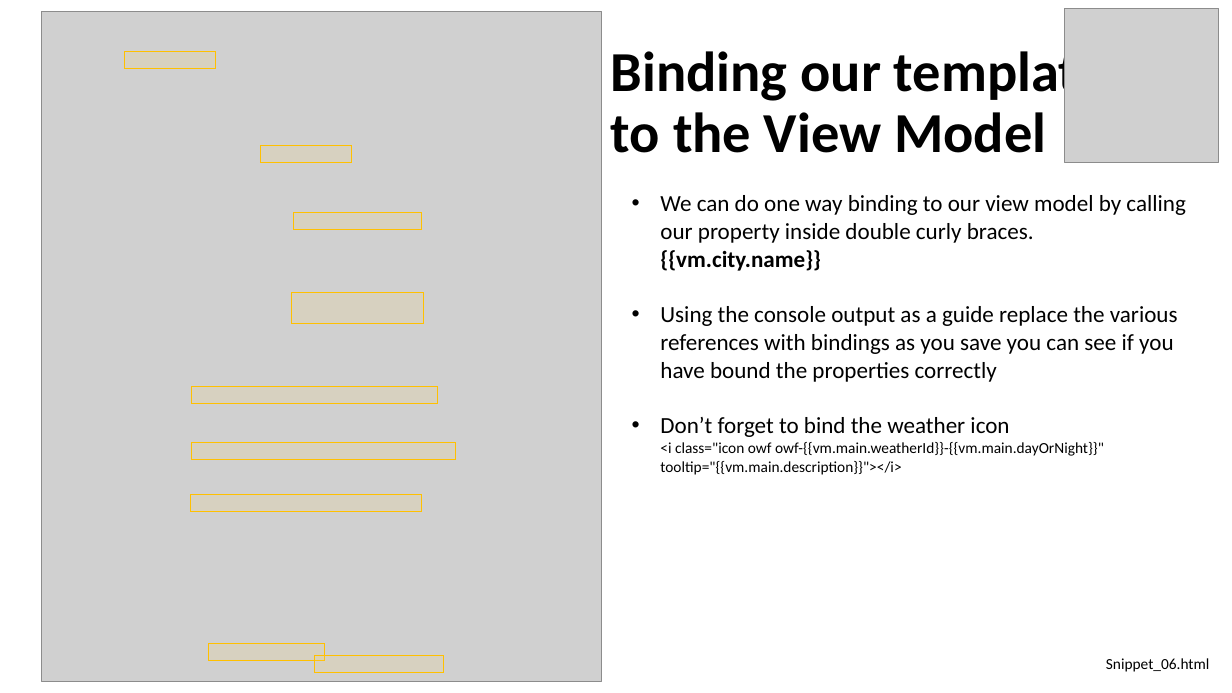
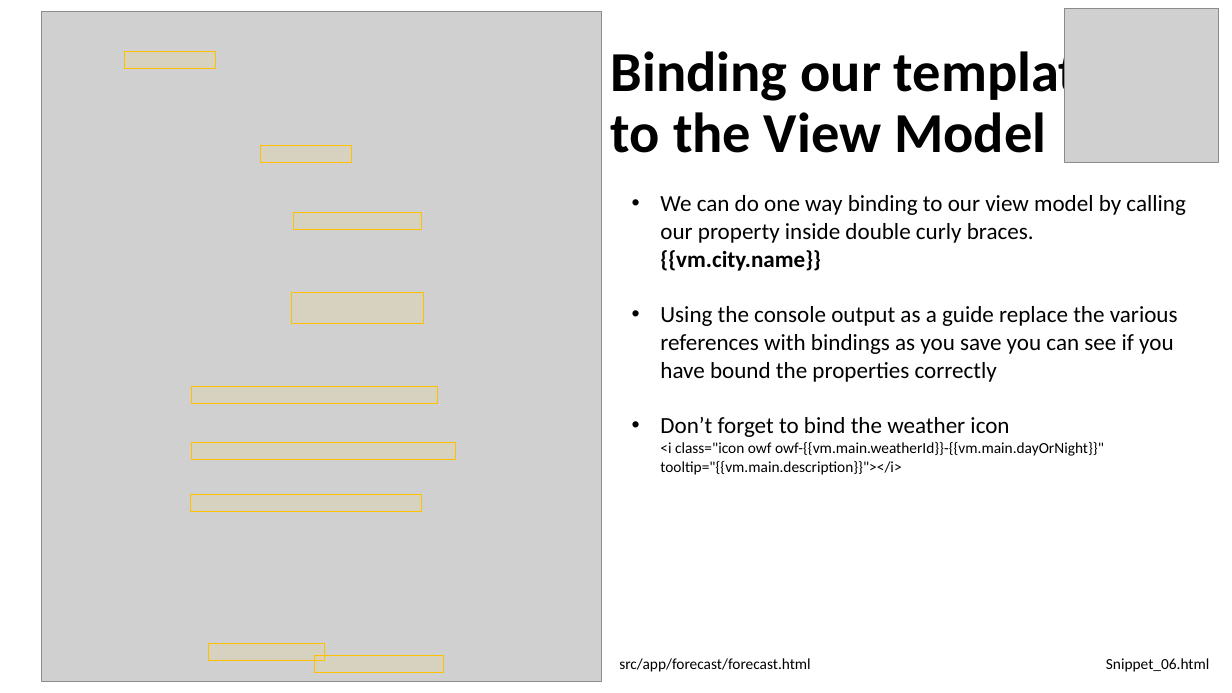
Before and after one commit to weiljx/weatherNg, a slide deck: slide 16 of Getting Started with Angular.pptx. Drawn at 1232x693 pixels with LibreOffice and Linux fonts; fonts in the diff are those of the drawing; grey boxes stand for pictures. Boxes give left, top, right and bottom in pixels: in the first picture for what was removed or moved away, otherwise in the second. Text is boxed around its words. In the diff, an @@ line names an element or a change of style, - is before the commit and + after.

```diff
--- a/Getting Started with Angular.pptx
+++ b/Getting Started with Angular.pptx
@@ text added at box(619, 658, 810, 672), 12 pt, text #000000 @@
+src/app/forecast/forecast.html
```
Also in this commit, not shown: 12 other slides changed, 10 other files.
